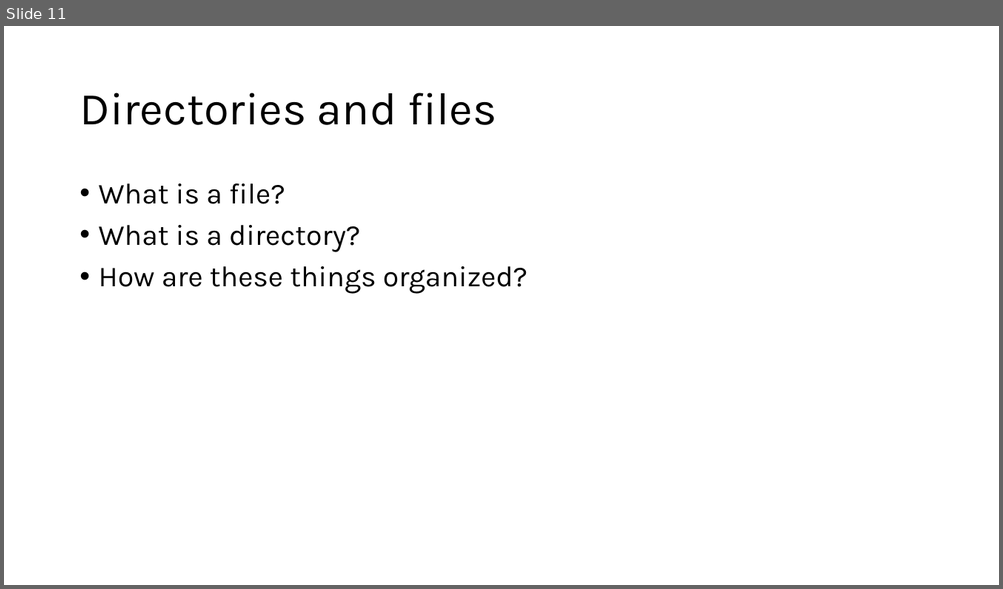
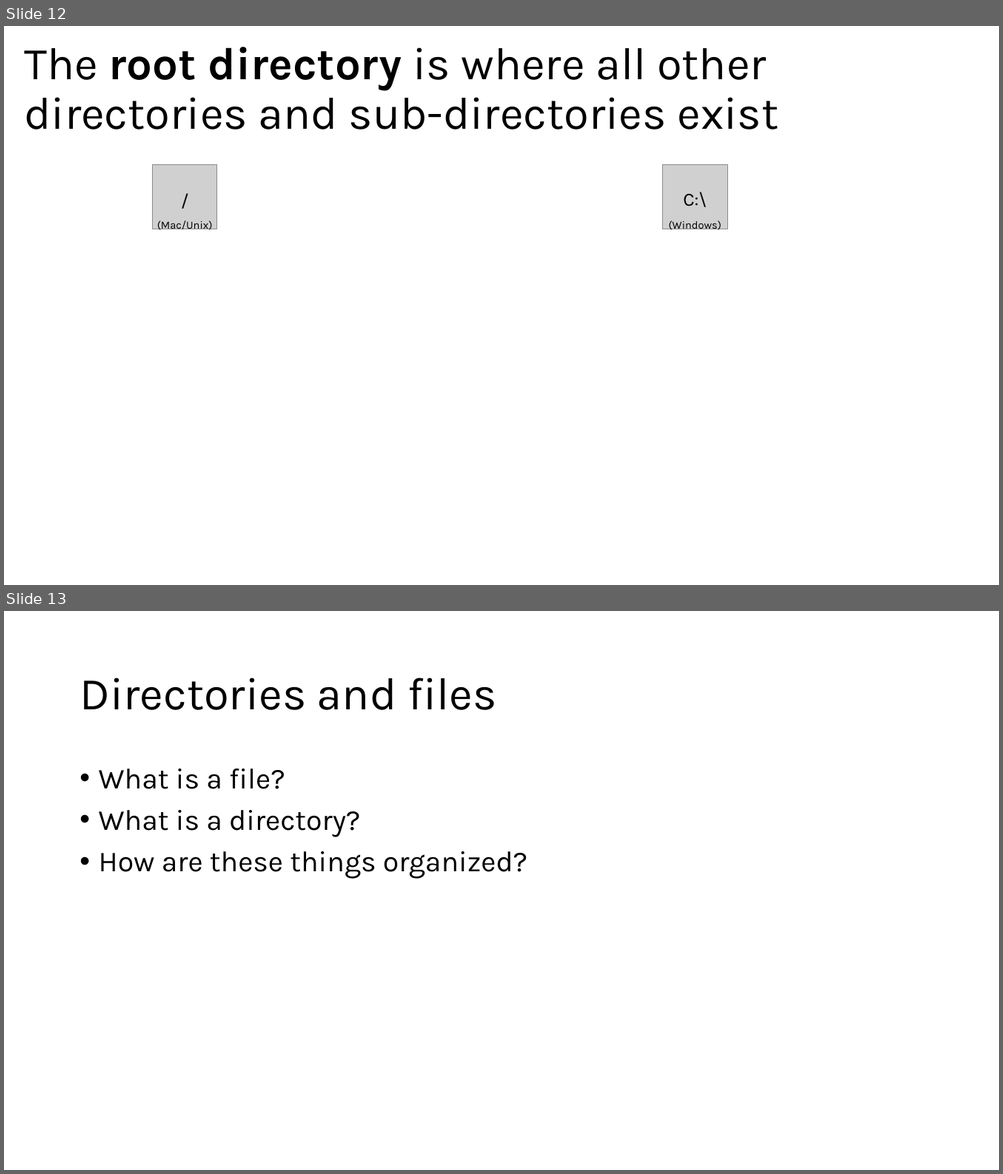
Before and after one commit to harvardinformatics/short-trainings, a slide deck: cmd-line-101/filesystems.pptx. Shown one above the other, each under a label of ours: slide 11 before the commit, slides 12 and 13 after it. The pictures are 1003x589 and 1003x1174 pixels, drawn with LibreOffice and Linux fonts; fonts in the diff are those of the drawing; grey boxes stand for pictures. Boxes give left, top, right and bottom in pixels: in the first picture for what was removed or moved away, otherwise in the second. Text is boxed around its words. In the diff, an @@ line names an element or a change of style, - is before the commit and + after.

```diff
--- a/cmd-line-101/filesystems.pptx
+++ b/cmd-line-101/filesystems.pptx
@@ slide 12 added at bbox=[4, 26, 999, 585], background #FFFFFF @@
@@ title added at bbox=[24, 47, 778, 130], 44 pt, text #000000 @@
+The root directory is where all other directories and sub-directories exist
@@ picture added at bbox=[153, 165, 217, 230] @@
@@ picture added at bbox=[663, 165, 728, 230] @@
@@ text added at bbox=[146, 186, 223, 215], 18 pt, text #000000 @@
+/
@@ text added at bbox=[683, 192, 706, 207], 18 pt, text #000000 @@
+C:\
@@ text added at bbox=[157, 221, 213, 232], 10.5 pt, text #000000 @@
+(Mac/Unix)
@@ text added at bbox=[669, 221, 722, 232], 10.5 pt, text #000000 @@
+(Windows)
@@ what was slide 11 is now slide 13 @@
```
Also in this commit, not shown: 2 other slides added, 1 slide removed, 1 other file.
